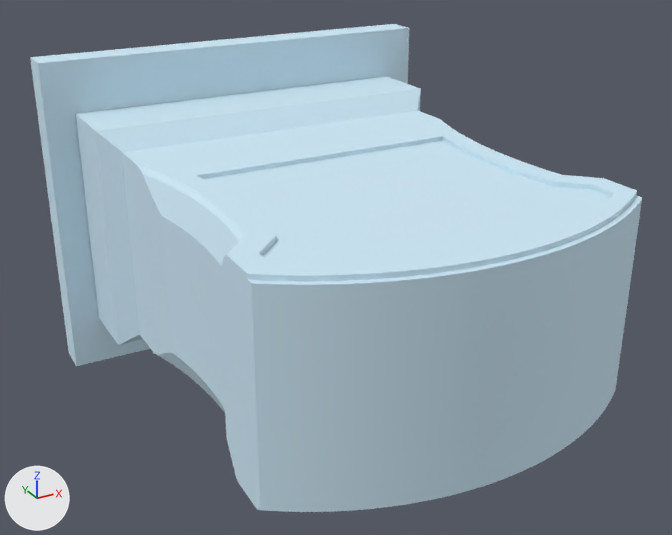
The FBX model Unity Project/Giroux-CAP6117-SANC - crown/Assets/Models/LOD Headstones/PA-86-F.fbx, before and after one commit.
Both versions are drawn from a camera (50 mm lens) standing at (-0.481, -1.171, 0.423) and looking at (-0.006, -0.307, -0.009). The lights are fixed; the arrows at lower left show +X, +Y and +Z. The older version comes first. Objects named as collision shapes, trigger or cutter boxes, shadow casters or lower levels of detail are left out. Where no turn or scale is listed for an object, it has been applied to the vertices.

Names of what the first picture shows: 'PA-86-F_LOD0'.
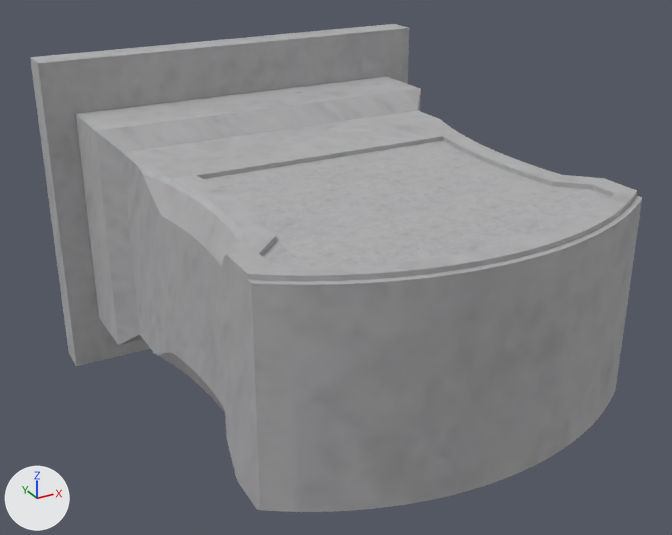
Where the change shows, as pixel boxes (x1, y1, x2, y2) in the pictures (672 x 535 px):
'PA-86-F_LOD0', surface changed (blue to grey)
    both: (30, 24, 642, 512)

The change, as a list of edits to the scene's bpy script:
```text
Add img_a_86_f_png:
    img_a_86_f_png = load_image('A-86-F.png', '../../Materials/LOD Headstone Mats/A-86-F.png', 1024, 1024, 'sRGB')
Change mat_0_615686_0_811765_0_929412_0_000000_0_140:
    remove mat_0_615686_0_811765_0_929412_0_000000_0_140.base_color = (0.616, 0.812, 0.929)  # blue #cee9f7
    add mat_0_615686_0_811765_0_929412_0_000000_0_140.texture = img_a_86_f_png
    mat_0_615686_0_811765_0_929412_0_000000_0_140.roughness: 1.0 -> 0.859
```
